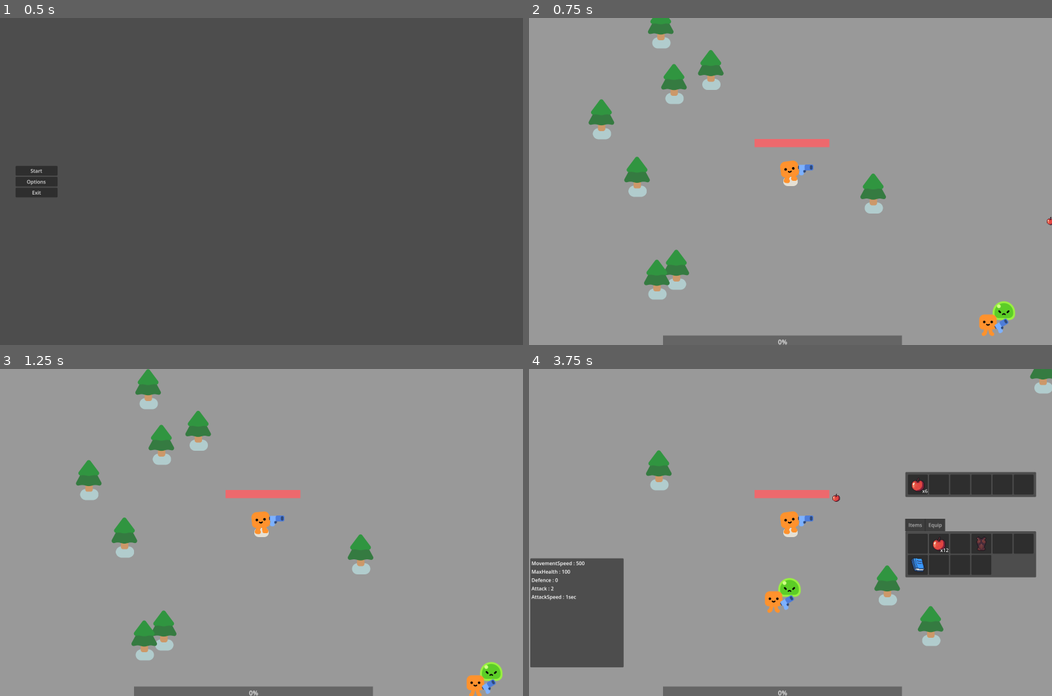
Above: before the commit, frames 1-4 (two rows, left to right).
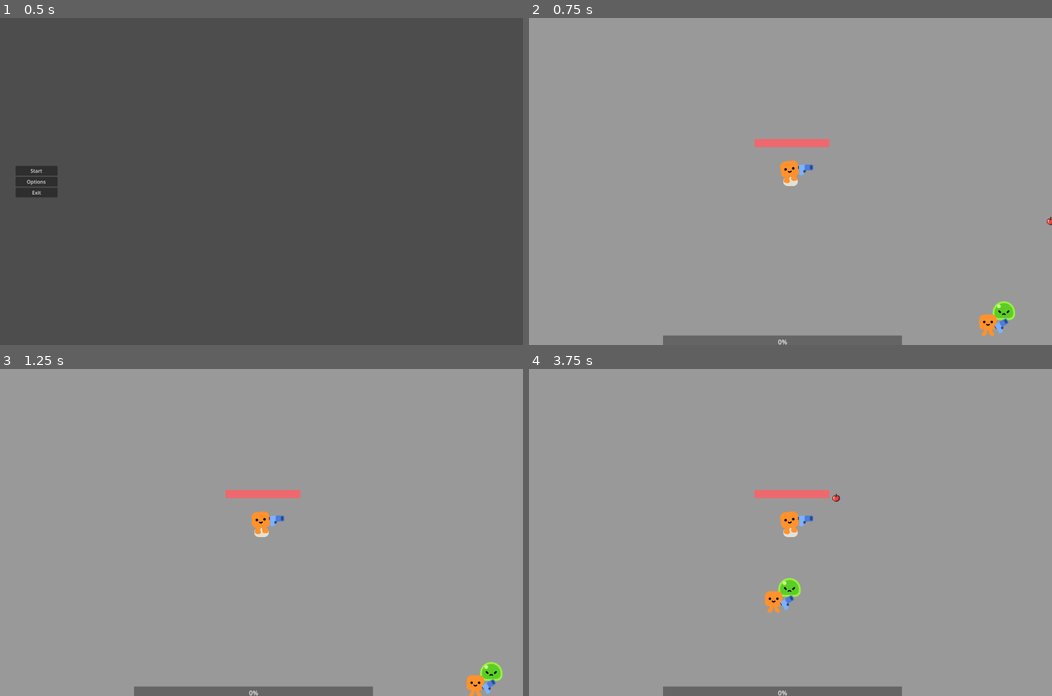
Above: after the commit, the same moments.

Repository: Kuui22/Godot_test
Game: Godot game, scene res://menus/mainmenu.tscn
The game is run twice, just before and just after one commit, with the same random seed, the same clock (stepped at 60 frames per second) and the same inputs.
Inputs (mouse positions are in pixels of both pictures, inside the frame that each line leads up to):
- Up to frame 1 (0.5 s): no input
- Up to frame 2 (0.75 s): click "Start" at 0.5 s
- Up to frame 3 (1.25 s): no input
- Up to frame 4 (3.75 s): move the mouse to (905, 516) at 1.27 s; hold D (move_right) 1.28-2.03 s; tap E (interact) at 1.35, 2.3, 2.85, 3.6 s; click (905, 516) at 1.42 s; move the mouse to (685, 548) at 2.02 s; hold S (move_down) 2.03-2.78 s; tap C (characterstats) at 2.1 s; click (685, 548) at 2.17 s; move the mouse to (842, 460) at 2.77 s; hold D (move_right) 2.78-3.53 s; click (842, 460) at 2.92 s; move the mouse to (764, 597) at 3.52 s; hold W (move_up) from 3.53 s (still down); click (764, 597) at 3.67 s

Frame 1 is identical in both runs. In frame 2, 2.9% of the frame differs, in the area x 11-69%, y 0-87%; in frame 3, 3.0%; in frame 4, 13%, in the area x 0-100%, y 0-92%.
Error after the commit: Parse Error: Could not preload resource file "res://mobs/slime.tscn". (res://main.gd:7)

Commit message:
drops + base for limbo ai tree

Diff:
--- /dev/null
+++ b/2d-project-start/ai/tasks/random_position.gd
@@ -0,0 +1,26 @@
+extends BTAction
+
+
+@export var min_range:float
+@export var max_range:float
+
+@export var target_position:StringName = &"pos"
+@export var target_direction:StringName = &"dir"
+
+
+func tick(_delta:float) -> Status:
+	var pos:Vector2
+
+
+	return SUCCESS
+
+'''
+func update_target_position():
+	var target_vector = Vector2(randf_range(-32, 32), randf_range(-32, 32))
+	target_position = start_position + target_vector
+
+func is_at_target_position():
+	#stop moving when at target +/- tolerance
+	return (target_position - global_position).length() < TOLERANCE
+
+'''
--- /dev/null
+++ b/2d-project-start/ai/trees/slime.tres
@@ -0,0 +1,17 @@
+[gd_resource type="BehaviorTree" load_steps=5 format=3 uid="uid://c6lrg7ysnldsd"]
+
+[sub_resource type="BlackboardPlan" id="BlackboardPlan_x3i2o"]
+
+[sub_resource type="BTConsolePrint" id="BTConsolePrint_nhwne"]
+text = "RandomMoveSequence"
+
+[sub_resource type="BTSequence" id="BTSequence_wcaji"]
+custom_name = "RandomMoveSequence"
+children = [SubResource("BTConsolePrint_nhwne")]
+
+[sub_resource type="BTSelector" id="BTSelector_3i3vf"]
+children = [SubResource("BTSequence_wcaji")]
+
+[resource]
+blackboard_plan = SubResource("BlackboardPlan_x3i2o")
+root_task = SubResource("BTSelector_3i3vf")
--- a/2d-project-start/inventory/inventory_data.gd
+++ b/2d-project-start/inventory/inventory_data.gd
@@ -60,6 +60,8 @@
 	if slot_data.item_data is ItemDataEquip:
 		var swap = PlayerManager.swap_equip(slot_data)
 		slot_datas[index] = swap
+	if slot_data.item_data is ItemDataCrafting:
+		PlayerManager.use_slot_data(slot_data)
 
 	print(slot_data.item_data.name)
 
--- a/2d-project-start/inventory/inventory_interface.gd
+++ b/2d-project-start/inventory/inventory_interface.gd
@@ -25,7 +25,8 @@
 	player_inventory.set_inventory_data(inventory_data)
 
 func set_equip_inventory_data(inventory_data: InventoryData) -> void:
-	inventory_data.inventory_interact.connect(on_inventory_interact)
+	if(!inventory_data.inventory_interact.is_connected(on_inventory_interact)):
+		inventory_data.inventory_interact.connect(on_inventory_interact)
 	equip_inventory.set_inventory_data(inventory_data)
 
 func set_external_inventory(_external_inventory_owner) -> void:
--- a/2d-project-start/inventory/test_inv.tres
+++ b/2d-project-start/inventory/test_inv.tres
@@ -1,10 +1,12 @@
-[gd_resource type="Resource" script_class="InventoryData" load_steps=9 format=3 uid="uid://b3vet7spfthtr"]
+[gd_resource type="Resource" script_class="InventoryData" load_steps=13 format=3 uid="uid://b3vet7spfthtr"]
 
 [ext_resource type="Script" path="res://inventory/inventory_data.gd" id="1_231u1"]
 [ext_resource type="Resource" uid="uid://dhdadkp42er86" path="res://items/food/apple.tres" id="2_2fon5"]
 [ext_resource type="Script" path="res://inventory/slot_data.gd" id="3_06n6u"]
 [ext_resource type="Resource" uid="uid://d2qjijso07kox" path="res://items/misc/blue_book.tres" id="4_4r24j"]
 [ext_resource type="Resource" uid="uid://bng208mvf88tt" path="res://items/equip/leather_body_armour.tres" id="4_rchjw"]
+[ext_resource type="Resource" uid="uid://dir1jjkbm6c81" path="res://items/consumable/base_potion.tres" id="6_pfnb3"]
+[ext_resource type="Resource" uid="uid://d1f4frsb2pg4v" path="res://items/crafting/random_shard.tres" id="7_mkotb"]
 
 [sub_resource type="Resource" id="Resource_vdmfi"]
 script = ExtResource("3_06n6u")
@@ -21,6 +23,16 @@
 item_data = ExtResource("4_4r24j")
 quantity = 1
 
+[sub_resource type="Resource" id="Resource_jc0we"]
+script = ExtResource("3_06n6u")
+item_data = ExtResource("6_pfnb3")
+quantity = 3
+
+[sub_resource type="Resource" id="Resource_db8xt"]
+script = ExtResource("3_06n6u")
+item_data = ExtResource("7_mkotb")
+quantity = 5
+
 [resource]
 script = ExtResource("1_231u1")
-slot_datas = Array[ExtResource("3_06n6u")]([null, SubResource("Resource_vdmfi"), null, SubResource("Resource_wdebd"), null, null, SubResource("Resource_mwb71"), null, null, null])
+slot_datas = Array[ExtResource("3_06n6u")]([null, SubResource("Resource_vdmfi"), null, SubResource("Resource_wdebd"), null, null, SubResource("Resource_mwb71"), null, SubResource("Resource_jc0we"), null, SubResource("Resource_db8xt"), null])
--- /dev/null
+++ b/2d-project-start/items/consumable/base_potion.tres
@@ -0,0 +1,17 @@
+[gd_resource type="Resource" script_class="ItemDataConsumable" load_steps=4 format=3 uid="uid://dir1jjkbm6c81"]
+
+[ext_resource type="Script" path="res://items/item_data_consumable.gd" id="1_q23kl"]
+[ext_resource type="Texture2D" uid="uid://c1av5t1bw0xpt" path="res://items/#1 - Transparent Icons.png" id="2_lqbpe"]
+
+[sub_resource type="AtlasTexture" id="AtlasTexture_fyc1s"]
+atlas = ExtResource("2_lqbpe")
+region = Rect2(0, 288, 32, 32)
+
+[resource]
+script = ExtResource("1_q23kl")
+item_type = 0
+name = "Health potion"
+description = "gnam"
+stackable = true
+texture = SubResource("AtlasTexture_fyc1s")
+sell_value = 1
--- /dev/null
+++ b/2d-project-start/items/crafting/random_shard.tres
@@ -0,0 +1,17 @@
+[gd_resource type="Resource" script_class="ItemDataCrafting" load_steps=4 format=3 uid="uid://d1f4frsb2pg4v"]
+
+[ext_resource type="Script" path="res://items/item_data_crafting.gd" id="1_e6o2l"]
+[ext_resource type="Texture2D" uid="uid://c1av5t1bw0xpt" path="res://items/#1 - Transparent Icons.png" id="2_0t2w2"]
+
+[sub_resource type="AtlasTexture" id="AtlasTexture_n0m0n"]
+atlas = ExtResource("2_0t2w2")
+region = Rect2(0, 576, 32, 32)
+
+[resource]
+script = ExtResource("1_e6o2l")
+item_type = 0
+name = "RandShard"
+description = "Randomizes an item's stats"
+stackable = true
+texture = SubResource("AtlasTexture_n0m0n")
+sell_value = 0
--- a/2d-project-start/items/item_atlas.tres
+++ b/2d-project-start/items/item_atlas.tres
@@ -4,4 +4,4 @@
 
 [resource]
 atlas = ExtResource("1_cyicg")
-region = Rect2(0, 0, 32, 32)
+region = Rect2(0, 576, 32, 32)
--- a/2d-project-start/items/item_data_consumable.gd
+++ b/2d-project-start/items/item_data_consumable.gd
@@ -2,8 +2,18 @@
 
 class_name ItemDataConsumable
 
-@export var heal_value: int
+@export var item_type:Type
 
-func use(target) -> void:
-	if heal_value != 0:
-		target.heal(heal_value)
+enum Type {
+	Healing,
+	StatBooster,
+	NOT
+}
+func use(_target) -> void:
+	match item_type:
+		0:
+			print("Healing")
+		1:
+			print("StatBooster")
+		2:
+			pass
--- /dev/null
+++ b/2d-project-start/items/item_data_crafting.gd
@@ -0,0 +1,20 @@
+extends ItemData
+
+class_name ItemDataCrafting
+
+@export var item_type:Type
+
+enum Type {
+	Randomizer,
+	Enhancer,
+	NOT
+}
+
+func use(_target):
+	match item_type:
+		0:
+			PlayerManager.open_menu("RANDOMIZER")
+		1:
+			pass
+		2:
+			pass
--- a/2d-project-start/items/pickup.gd
+++ b/2d-project-start/items/pickup.gd
@@ -8,10 +8,8 @@
 #	set(value):
 #		item = value
 
-@export var slot_data:SlotData
+@export var slot_data:SlotData = SlotData.new()
 
-
-var player = null
 
 func _ready():
 	#if item and item.texture:
--- a/2d-project-start/main.gd
+++ b/2d-project-start/main.gd
@@ -31,6 +31,7 @@
 	PlayerManager.statsupdated.connect(updatestats)
 	PlayerManager.equipupdated.connect(updateequip)
 	PlayerManager.initequip(player.equip_inventory_data)
+	PlayerManager.openmenu.connect(open_menus)
 
 	#objects
 	mob = SLIME
@@ -111,11 +112,15 @@
 		PlayerManager.level_up()
 		expbar.value = 0
 
-
-
-
+#drop items
 func _on_inventory_interface_drop_slot_data(slot_data):
 	var pick_up = PickUp.instantiate()
 	pick_up.slot_data = slot_data
 	pick_up.global_position = player.get_drop_position()
 	add_child(pick_up)
+
+#open menus based on item used
+func open_menus(menu):
+	match menu:
+		"RANDOMIZER":
+			print("We got here")
--- a/2d-project-start/mobs/slime.gd
+++ b/2d-project-start/mobs/slime.gd
@@ -9,12 +9,20 @@
 @export var DAMAGE:float = 5.0
 #@export var drops:inv_item
 
-#const PICKUP_SCENE = preload("res://items/pickup.tscn")
+const PICKUP_SCENE = preload("res://items/pickup.tscn")
 const SMOKE_SCENE = preload("res://smoke_explosion/smoke_explosion.tscn")
+
+const apple = "res://items/food/apple.tres"
+const shard = "res://items/crafting/random_shard.tres"
 
 var target
 const SPEED:float = 300
 const SPEEDFACTOR:float = 50
+
+func movetotarget(targ,speed):
+	var direction = global_position.direction_to(targ.global_position)
+	velocity = direction * speed
+
 
 #can change base target here
 func _ready():
@@ -24,8 +32,7 @@
 
 func _physics_process(_delta):
 	if(target):
-		var direction = global_position.direction_to(target.global_position)
-		velocity = direction * SPEED
+		movetotarget(target,SPEED)
 	else:
 		pass
 	move_and_slide()
@@ -37,14 +44,24 @@
 	if health <= 0:
 		dead.emit("Im dead",experience,self)
 		queue_free()
-		#call_deferred("death")
+		call_deferred("death")
 
 func death():
 	var smoke = SMOKE_SCENE.instantiate()
 	get_parent().add_child(smoke)
 	smoke.global_position = global_position
-	#var loot = PICKUP_SCENE.instantiate()
-	var loot = ""
-	#loot.item = "drops"
+	var loot = PICKUP_SCENE.instantiate()
+	loot.slot_data.item_data = possible_drops()
 	get_parent().add_child(loot)
 	loot.global_position = global_position
+
+func possible_drops():
+	var selector = randi_range(1,2)
+	var drop
+	match selector:
+		1:
+			drop = preload(apple)
+		2:
+			drop = preload(shard)
+
+	return drop
--- a/2d-project-start/mobs/slime.tscn
+++ b/2d-project-start/mobs/slime.tscn
@@ -1,10 +1,13 @@
-[gd_scene load_steps=4 format=3 uid="uid://cao6h8v5qixt"]
+[gd_scene load_steps=6 format=3 uid="uid://cao6h8v5qixt"]
 
 [ext_resource type="PackedScene" uid="uid://ogik4s70pgwl" path="res://characters/slime/slime.tscn" id="1_bje57"]
 [ext_resource type="Script" path="res://mobs/slime.gd" id="1_usg45"]
+[ext_resource type="Texture2D" uid="uid://lw0484qojrh3" path="res://art/exclamationmark.png" id="3_pm11y"]
 
 [sub_resource type="CircleShape2D" id="CircleShape2D_ci57i"]
 radius = 50.0204
+
+[sub_resource type="BlackboardPlan" id="BlackboardPlan_xni05"]
 
 [node name="Slime" type="CharacterBody2D"]
 collision_layer = 2
@@ -20,3 +23,11 @@
 position = Vector2(0, -23)
 scale = Vector2(0.7, 0.7)
 shape = SubResource("CircleShape2D_ci57i")
+
+[node name="BTPlayer" type="BTPlayer" parent="."]
+blackboard_plan = SubResource("BlackboardPlan_xni05")
+
+[node name="WarningSprite" type="Sprite2D" parent="."]
+visible = false
+position = Vector2(30, -83)
+texture = ExtResource("3_pm11y")
--- a/2d-project-start/player.gd
+++ b/2d-project-start/player.gd
@@ -162,7 +162,7 @@
 	var dir = global_position
 	return dir+Vector2(60,60)
 
-func collect(item):
+func collect(_item):
 	pass
 
 func updateweapon():
--- a/2d-project-start/player/player_manager.gd
+++ b/2d-project-start/player/player_manager.gd
@@ -3,6 +3,8 @@
 signal statsupdated()
 signal valuesupdated()
 signal equipupdated()
+signal openmenu(menu)
+
 
 var player
 var equip_inventory
@@ -17,6 +19,7 @@
 
 func use_slot_data(slot_data: SlotData) -> void:
 	slot_data.item_data.use(player)
+
 #reminder to change item_data.defence into a dict or some shit with multiple values when using multiple values
 #thank you reminder you saved mah laif
 func equipped_item(item_data: ItemData) -> void:
@@ -35,15 +38,15 @@
 		var targetslot = player.equip_inventory_data.slot_datas[equipslot]
 		if(targetslot):
 			#print("there's an equip already")
-			player.unequip(targetslot.item_data.defence)
-			player.equip(slot_data.item_data.defence)
+			player.unequip(targetslot.item_data.stats)
+			player.equip(slot_data.item_data.stats)
 			player.equip_inventory_data.slot_datas[equipslot] = slot_data
 			statsupdated.emit()
 			equipupdated.emit()
 			return targetslot
 		else:
 			#print("no equip in that slot")
-			player.equip(slot_data.item_data.defence)
+			player.equip(slot_data.item_data.stats)
 			player.equip_inventory_data.slot_datas[equipslot] = slot_data
 			statsupdated.emit()
 			equipupdated.emit()
@@ -66,3 +69,6 @@
 
 func get_global_position() -> Vector2:
 	return player.global_position
+
+func open_menu(menu):
+	openmenu.emit(menu)
Binary file added: 2d-project-start/art/exclamationmark.png
Not shown, added: 2d-project-start/art/exclamationmark.png.import
